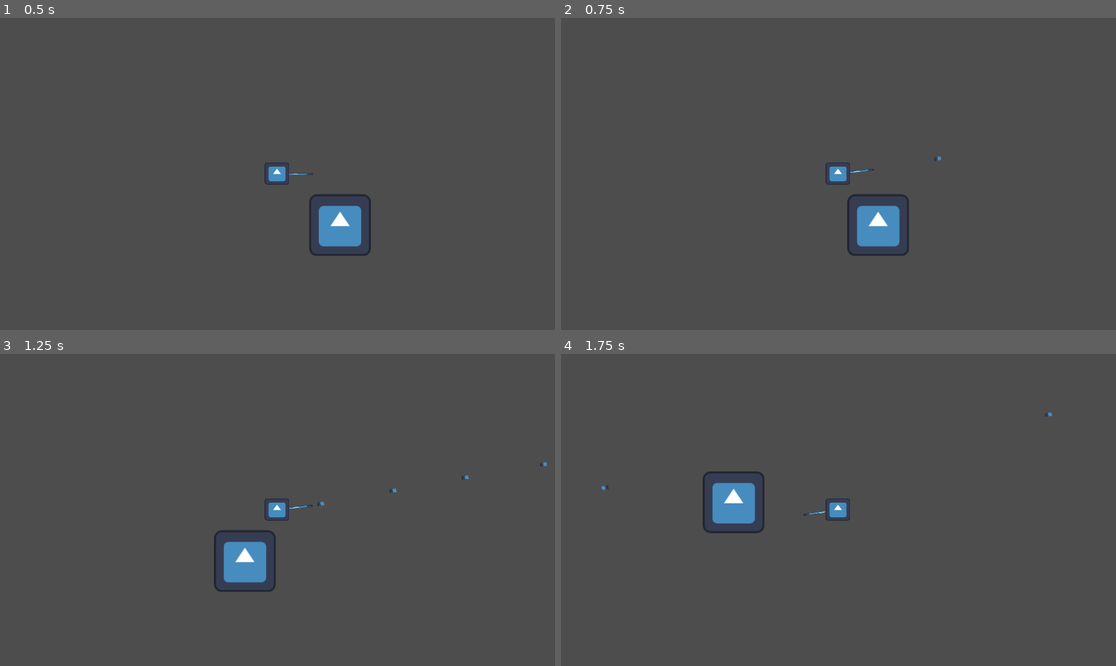
Above: before the commit, frames 1-4 (two rows, left to right).
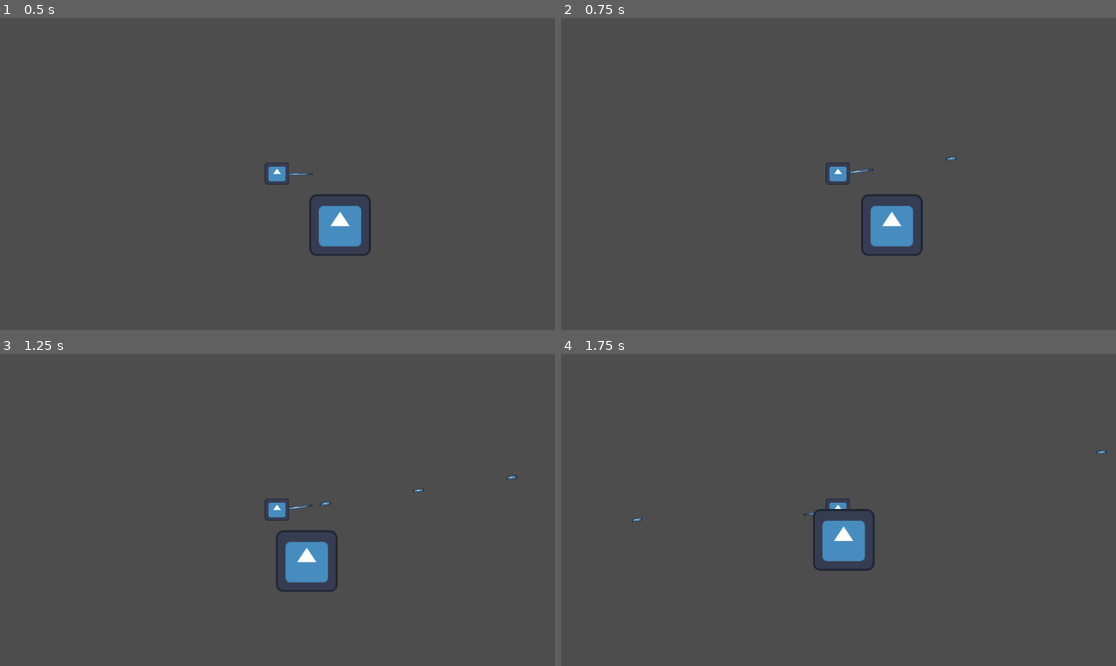
Above: after the commit, the same moments.

Repository: ParisRomane/Scientific_game_jam
Game: Godot game, scene res://scenes/entropy_battle.tscn
Two runs of this game, one before a commit and one after it. Both use one fixed random seed, a clock stepped at 60 frames per second and the inputs below. The engine's default icon, where the game draws it, is replaced by a stand-in: a white triangle on a blue panel in a dark square.
Inputs (mouse positions are in pixels of both pictures, inside the frame that each line leads up to):
- Up to frame 1 (0.5 s): no input
- Up to frame 2 (0.75 s): tap Enter at 0.5 s; move the mouse to (960, 158) at 0.52 s; press the mouse at (960, 158) at 0.53 s; hold Right (ui_right) from 0.53 s (still down)
- Up to frame 3 (1.25 s): keep holding Right (ui_right)
- Up to frame 4 (1.75 s): move the mouse to (727, 525) at 1.27 s; release Right (ui_right) at 1.28 s; release the mouse at (727, 525) at 1.28 s; hold Down (ui_down) from 1.28 s (still down); click (727, 525) at 1.35 s

Frame 1 is identical in both runs. In frame 2, 1.1% of the frame differs, in the area x 51-72%, y 44-77%; in frame 3, 2.7%; in frame 4, 2.7%, in the area x 7-99%, y 18-70%.

Commit message:
Added speed, damage and regen stats.

Diff:
--- a/scenes/bullet.tscn
+++ b/scenes/bullet.tscn
@@ -3,20 +3,16 @@
 [ext_resource type="Script" path="res://scripts/bullet.gd" id="1"]
 [ext_resource type="Texture2D" uid="uid://w2jjiiru4xvi" path="res://icon.svg" id="2_yesb6"]
 
-[sub_resource type="RectangleShape2D" id="1"]
-size = Vector2(13.4894, 7.53061)
+[sub_resource type="RectangleShape2D" id="RectangleShape2D_06i1y"]
+size = Vector2(22, 6)
 
 [node name="bullet" type="CharacterBody2D"]
 script = ExtResource("1")
 
 [node name="Sprite2D" type="Sprite2D" parent="."]
-position = Vector2(0.25, 0.25)
-scale = Vector2(0.321429, 0.357143)
+position = Vector2(-9.53674e-07, 0)
+scale = Vector2(0.178048, 0.0498047)
 texture = ExtResource("2_yesb6")
-hframes = 3
-vframes = 6
-frame = 6
 
 [node name="CollisionShape2D" type="CollisionShape2D" parent="."]
-position = Vector2(0.255276, 0.234693)
-shape = SubResource("1")
+shape = SubResource("RectangleShape2D_06i1y")
--- a/scripts/Player.gd
+++ b/scripts/Player.gd
@@ -15,18 +15,59 @@
 var move
 var shoot
 
-@export var max_speed = 300
-
 var ACC = 50
 
+#player stats
+var pv #int between 0 and pv_default
+var stat_speed # positive int
+var stat_damage # positive int
+var stat_regen # positive int
+var stat_mining # positive int
+
+@export var pv_default = 100 # 100 pv
+@export var regen_time_default = 1.0 # time to recover 1 pv in seconds
+@export var max_speed = 100
+@export var damage_default = 7
+
+
+signal player_death
+
+
 func _ready():
-	pass
+	pv = 10
+	stat_regen = 0
+	stat_speed = 0
+	stat_damage = 0
 
-func _physics_process(delta):	# 60 FPS
+
+func _physics_process(delta):	# 60 FPS (delta is in s)
+	if pv <= 0:
+		player_death.emit()
+
 	action_loop()
 	set_velocity(vel)
 	move_and_slide()
 	vel = velocity
+
+	update_pv(delta)
+
+
+func hit(damage):
+	pv -= damage
+
+var regen_clock = 0
+func update_pv(delta):
+	if stat_regen != 0:
+		# real time to recover 1 pv according to the regen stat
+		var regen_time = regen_time_default / stat_regen
+
+		if regen_clock >= regen_time:
+			regen_clock = 0
+			if pv < pv_default:
+				pv +=1
+
+		regen_clock += delta
+
 
 func action_loop():
 
@@ -41,16 +82,17 @@
 	shooting()
 
 func movement_loop():
+	var speed = max_speed * (1 + 0.2 * stat_speed)
 
 	if !is_dead:
 		if right:
-			vel.x = min(vel.x + ACC, max_speed)
+			vel.x = min(vel.x + ACC, speed)
 		if left:
-			vel.x = max(vel.x - ACC, -max_speed)
+			vel.x = max(vel.x - ACC, -speed)
 		if up:
-			vel.y = max(vel.y - ACC, -max_speed)
+			vel.y = max(vel.y - ACC, -speed)
 		if down:
-			vel.y = min(vel.y + ACC, max_speed)
+			vel.y = min(vel.y + ACC, speed)
 
 	#Inertia management
 	if !move or is_dead:
@@ -65,8 +107,10 @@
 		var rotation = shoot_line.angle()
 		can_shoot = false
 
+		var damage = damage_default + 0.2 * stat_damage
+
 		#Bullet spawn
-		b.start($Arm/Marker2D.global_position, rotation)
+		b.start($Arm/Marker2D.global_position, rotation, damage)
 		get_parent().add_child(b)
 
 		#Timer start
--- a/scripts/bullet.gd
+++ b/scripts/bullet.gd
@@ -2,12 +2,14 @@
 
 const SPEED = 1000
 var vel = Vector2()
-var damage = 50
+var damage
 
-func start(pos, dir):
+func start(pos, dir, dam):
 	$Sprite2D.rotate(dir)
 	position = pos
+	damage = dam
 	vel = Vector2(SPEED, 0).rotated(dir)
+	print("shoot")
 
 func _physics_process(delta):
 	var collision = move_and_collide(vel*delta)
@@ -18,3 +20,4 @@
 		if collision.get_collider().has_method("window"):
 			collision.get_collider().window(rad_to_deg(vel.angle()));
 		queue_free()
+		print("DESTROY !")
Not shown: 1 places in scenes/entropy_battle.tscn that only renumber resources
Not shown: 1 places in scenes/player.tscn that only renumber resources
